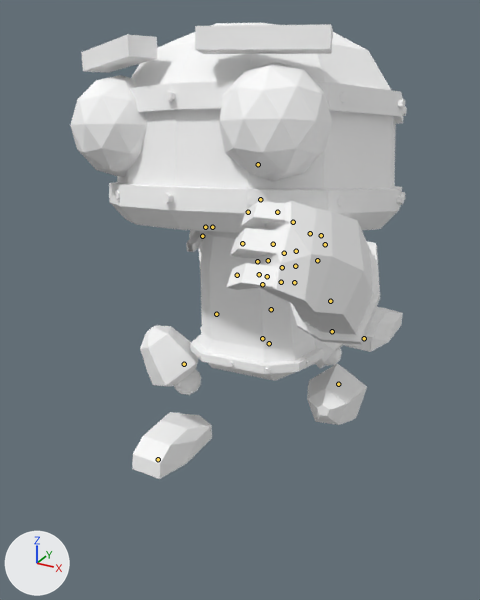
An edit to the glTF model frontend/assets/models3d/packs/quaternius-fbx/robot.glb, drawn before and after from the same camera.
Rendered twice from a 50 mm lens placed at (1.01, -2.03, 1.9), pointed at (-0.1, -0.03, 0.9). Arrows for +X, +Y and +Z are at lower left; the lights stay in place. The first picture is the older version. Both versions are drawn at frame 8 of the action 'walk'; the numbers are the values there. The bones that change, and the others that lie on the model, are drawn over the model as lines.

Objects in the first picture: 'ArmR', 'FootL', 'FootR', 'HandL', 'HandR', 'Head', 'LowerLegL', 'LowerLegR', 'Torso'.
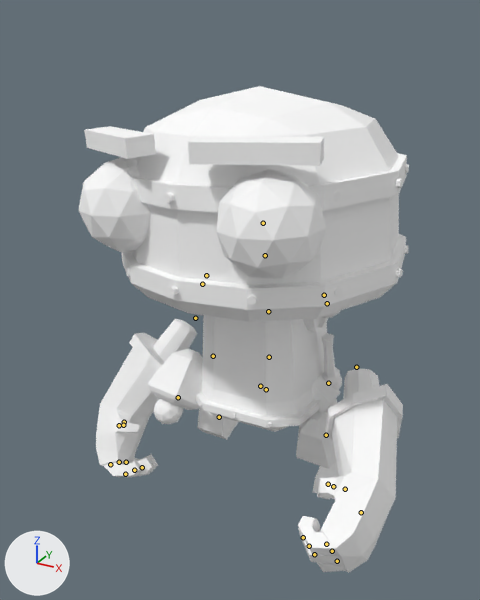
Boxes [x1, y1, x2, y2] around the edits, measured in the pictures (480 x 600 px):
'Head', posed (12% taller)
    before: [70, 23, 407, 233]
    after: [79, 86, 409, 322]
'HandL', posed (32% narrower, 43% taller)
    before: [226, 201, 380, 344]
    after: [298, 368, 403, 573]
'Torso', posed
    before: [190, 231, 344, 381]
    after: [196, 315, 340, 432]
'HandR', posed (mostly hidden before)
    before: [198, 248, 202, 262]
    after: [96, 319, 197, 477]
'LowerLegR', posed (8% narrower, 7% taller)
    before: [140, 325, 201, 395]
    after: [147, 349, 203, 424]
'LowerLegL', posed
    before: [307, 363, 367, 425]
    after: [296, 412, 336, 469]
'FootR', posed
    before: [132, 412, 212, 479]
    after: [197, 408, 238, 440]
'FootL', posed
    before: [343, 307, 403, 352]
    after: [312, 462, 339, 499]
'LegL', posed (not visible before)
    after: [322, 333, 342, 391]
bone 'FootL', root to tip
    before: (364, 338) to (363, 339)
    after: (333, 486) to (333, 487)
bone 'FootR', root to tip
    before: (158, 459) to (157, 460)
    after: (219, 417) to (219, 417)
bone 'Body', root to tip
    before: (262, 338) to (262, 338)
    after: (260, 386) to (260, 386)
bone 'ShoulderR', root to tip
    before: (205, 227) to (205, 227)
    after: (206, 275) to (206, 275)
bone 'UpperArmR', root to tip
    before: (202, 236) to (202, 236)
    after: (202, 284) to (202, 284)
bone 'LowerArmR', root to tip
    before: (212, 227) to (213, 227)
    after: (195, 318) to (195, 319)
bone 'Neck', root to tip
    before: (260, 199) to (260, 199)
    after: (265, 255) to (265, 255)
bone 'Head', root to tip
    before: (258, 164) to (258, 164)
    after: (263, 223) to (263, 222)
bone 'UpperArmL', root to tip
    before: (325, 244) to (325, 245)
    after: (327, 303) to (327, 304)
bone 'LowerArmL', root to tip
    before: (330, 301) to (330, 301)
    after: (356, 367) to (356, 368)
bone 'UpperLegR', root to tip
    before: (216, 314) to (216, 314)
    after: (213, 356) to (212, 356)
bone 'LowerLegR', root to tip
    before: (184, 364) to (184, 364)
    after: (178, 397) to (177, 398)
bone 'UpperLegL', root to tip
    before: (332, 331) to (332, 332)
    after: (328, 383) to (328, 383)
bone 'LowerLegL', root to tip
    before: (338, 384) to (339, 383)
    after: (326, 435) to (326, 435)

The change in detail:
Bone 'FootL' (bone_footl) moves from (0.0, -0.98, 1.49) to (0.0, -0.3, 0.01).
Bone 'FootL' (bone_footl) turns from (0, 0, 0) to (12, 0, 0) degrees about its own x, y and z.
Bone 'FootR' (bone_footr) moves from (0.0, 1.06, 0.87) to (0.0, -0.07, 0.64).
Bone 'FootR' (bone_footr) turns from (0, 0, 0) to (-49, 0, 0) degrees about its own x, y and z.
Bone 'Body' (bone_body) moves from (0.02, 0.48, 0.0) to (0.01, -0.03, 0.0).
Bone 'Body' (bone_body) turns from (-2, -4, 6) to (-1, 0, 2) degrees about its own x, y and z.
Bone 'ShoulderR' (bone_shoulderr) turns from (0, 0, 63) to (6, 3, 63) degrees about its own x, y and z.
Bone 'UpperArmR' (bone_upperarmr) turns from (37, -15, -86) to (8, -6, -29) degrees about its own x, y and z.
Bone 'LowerArmR' (bone_lowerarmr) turns from (-68, -68, 98) to (-21, -77, 80) degrees about its own x, y and z.
Bone 'Neck' (bone_neck) turns from (2, 0, -1) to (1, -3, 2) degrees about its own x, y and z.
Bone 'Head' (bone_head) turns from (-11, 0, 1) to (-2, -4, 0) degrees about its own x, y and z.
Bone 'UpperArmL' (bone_upperarml) turns from (8, -21, -51) to (1, 3, 7) degrees about its own x, y and z.
Bone 'LowerArmL' (bone_lowerarml) turns from (21, 67, -44) to (22, 67, -44) degrees about its own x, y and z.
Bone 'UpperLegR' (bone_upperlegr) turns from (-49, 28, -17) to (-60, 5, 4) degrees about its own x, y and z.
Bone 'LowerLegR' (bone_lowerlegr) turns from (63, 0, 0) to (21, 0, 0) degrees about its own x, y and z.
Bone 'UpperLegL' (bone_upperlegl) turns from (24, -9, -2) to (14, 1, 3) degrees about its own x, y and z.
Bone 'LowerLegL' (bone_lowerlegl) turns from (63, 0, 0) to (15, 0, 0) degrees about its own x, y and z.
